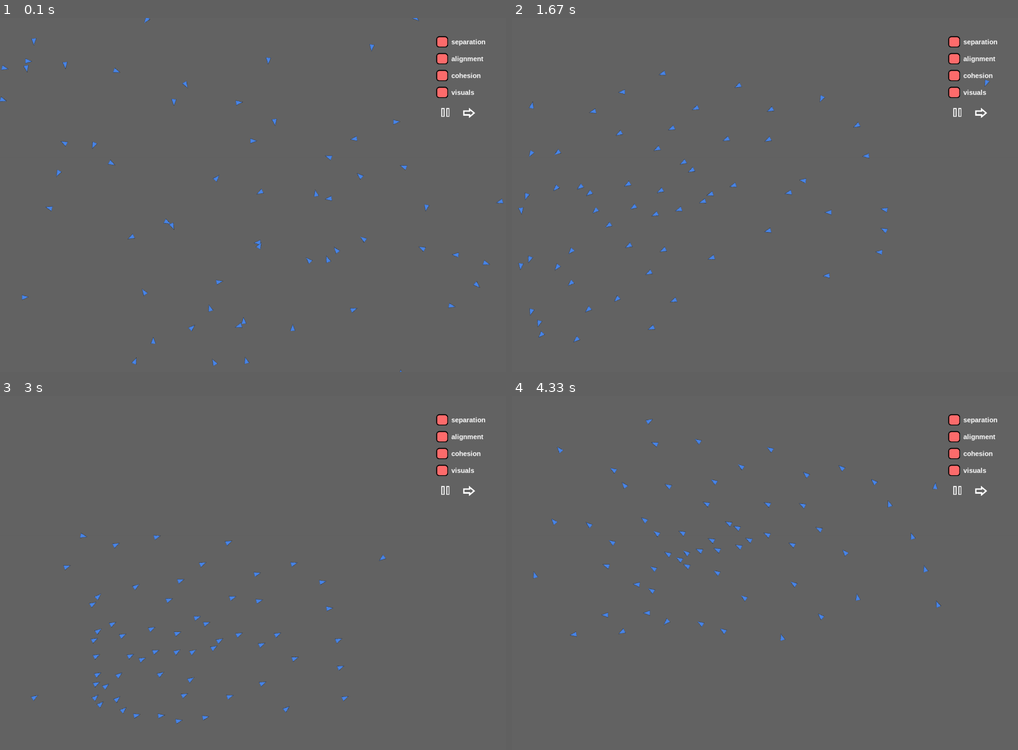
Above: before the commit, frames 1-4 (two rows, left to right).
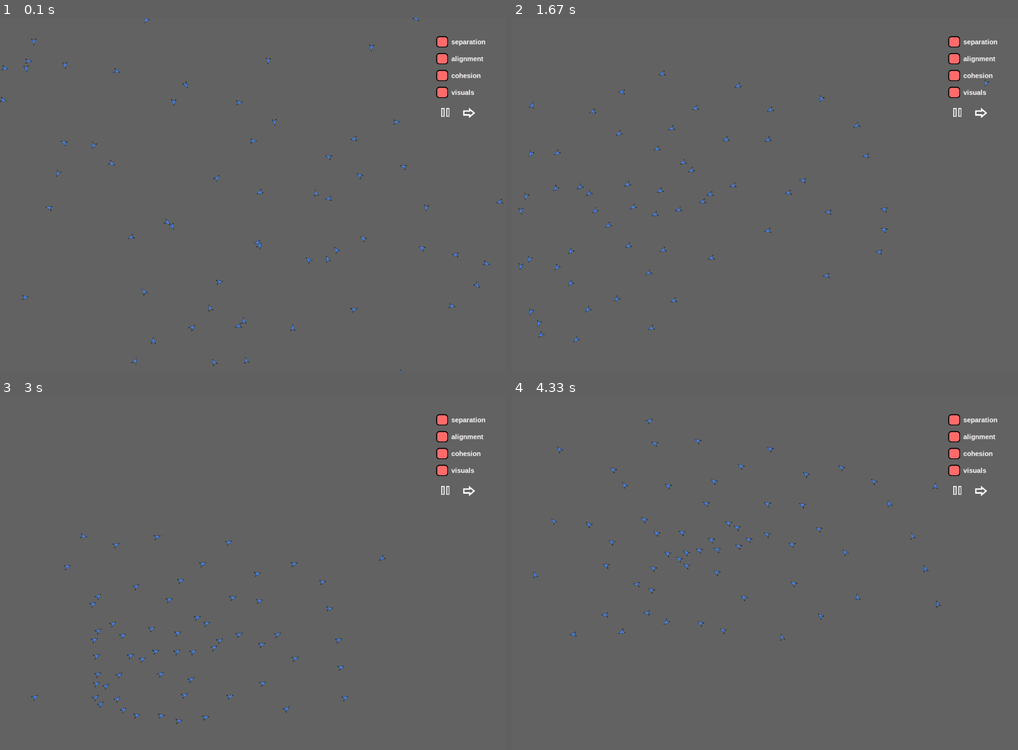
Above: after the commit, the same moments.

Repository: agmui/random_stuff
Game: pygame game, started from birbs/better_birbs/window.py
Same seed, same stepped clock (60 frames per second), same inputs: the game is played once before the commit and once after it.
Inputs:
- Up to frame 1 (0.1 s): no input
- Up to frame 2 (1.67 s): no input
- Up to frame 3 (3 s): no input
- Up to frame 4 (4.33 s): no input

The runs differ from the first frame. In frame 1, 0.3% of the frame differs, in the area x 0-100%, y 0-100%; in frame 2, 0.4%; in frame 3, 0.4%; in frame 4, 0.4%, in the area x 4-85%, y 6-70%.

Commit message:
changed birb sprite

Diff:
--- a/Del.py
+++ b/Del.py
@@ -1,4 +1,5 @@
-import math
+x = 1
 
-#self =
-print('hello world'*500)
+def test():
+    print(x)
+    y = x
--- a/birbs/better_birbs/window.py
+++ b/birbs/better_birbs/window.py
@@ -9,8 +9,8 @@
 WINDOW_HEIGHT = birb.WINDOW_HEIGHT
 viswals = False
 
-birb_pic = os.path.join("assets", "birb.png")
-birb_touch = os.path.join("assets", "birb_touch.png")
+birb_pic = os.path.join("assets", "birb2.png")
+birb_touch = os.path.join("assets", "birb_touch2.png")
 sight = os.path.join("assets", "sight.png")
 circle = os.path.join("assets", "circle.png")
 pressed_button = os.path.join("assets", "pressed_button.png")
@@ -23,7 +23,10 @@
 class Sprite(pygame.sprite.Sprite):
     def __init__(self, pic, index=0):
         pygame.sprite.Sprite.__init__(self)
-        self.ogImg = pygame.image.load(pic).convert_alpha()
+        if isinstance(pic, pygame.Surface):
+            self.ogImg = pic
+        else:
+            self.ogImg = pygame.image.load(pic).convert_alpha()
         self.image = self.ogImg
         self.mask = pygame.mask.from_surface(self.image)
         self.rect = self.image.get_rect(center=(0, 0))
@@ -44,17 +47,6 @@
 
     def getPos(self):
         return self.rect.center
-
-
-def moveAllBirbs():
-    for i in sprite_group:
-        i.moveBy(birb.birb_list)
-        i.rotate(birb.birb_list)
-        if viswals:
-            for j in sight_group:
-                j.moveBy(birb.birb_list)
-                j.rotate(birb.birb_list)
-    # circle.rect.center = birb.circlePos  # ts------------
 
 
 class Gui(pygame.sprite.Sprite):
@@ -79,6 +71,30 @@
             return
         self.image, self.altImg = self.altImg, self.image
 
+
+def init_window_birb():
+    global b1, birb_pic
+    birb_pic = pygame.image.load(birb_pic).convert_alpha()
+    birb_pic = pygame.transform.scale(birb_pic, (40, 15))
+    s = Sprite(sight)
+    s.ogImg = pygame.transform.scale(s.image, (birb.sight_radius, birb.sight_radius))
+    sight_group.add(s)
+    for i in range(num_of_birbs):
+        b = Sprite(birb_pic, i)
+        if i == 0:
+            b1 = b
+        sprite_group.add(b)
+
+
+def moveAllBirbs():
+    for i in sprite_group:
+        i.moveBy(birb.birb_list)
+        i.rotate(birb.birb_list)
+        if viswals:
+            for j in sight_group:
+                j.moveBy(birb.birb_list)
+                j.rotate(birb.birb_list)
+    # circle.rect.center = birb.circlePos  # ts------------
 
 # use pygme gui
 # multiple viswal sprite to make it accurate
@@ -122,9 +138,8 @@
 sight_group = pygame.sprite.Group()
 gui_group = pygame.sprite.Group()
 init_gui()
-for i in range(num_of_birbs):
-    b = Sprite(birb_pic, i)
-    sprite_group.add(b)
+init_window_birb()
+
 # -------ts
 # circle = Sprite(circle)
 # sprite_group.add(circle)
@@ -155,12 +170,11 @@
 
     # Repaint the screen
     if viswals:
-        sprite_group[0].image = pygame.image.load(birb_touch).convert_alpha()  # fix
+        b1.ogImg = pygame.image.load(birb_touch).convert_alpha()  # fix
+        b1.ogImg = pygame.transform.scale(b1.ogImg, (40, 15))
         sight_group.update()
-        if len(sight_group) == 0:
-            s = Sprite(sight, i)
-            s.image = pygame.transform.scale(s.image, (birb.sight_radius, birb.sight_radius))
-            sight_group.add(s)
+    else:
+        b1.ogImg = birb_pic
     sprite_group.update()  # re-position the game sprites
     gui_group.update()
     window.fill((100, 100, 100))
Binary file added: birbs/better_birbs/assets/birb2.png
Binary file changed: birbs/better_birbs/assets/birb_touch.png
Binary file added: birbs/better_birbs/assets/birb_touch2.png
